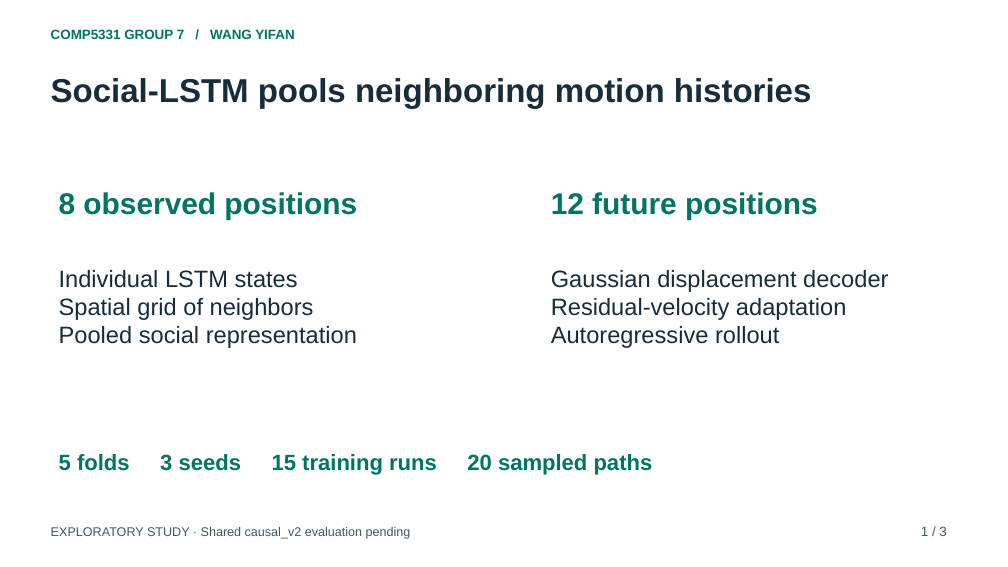
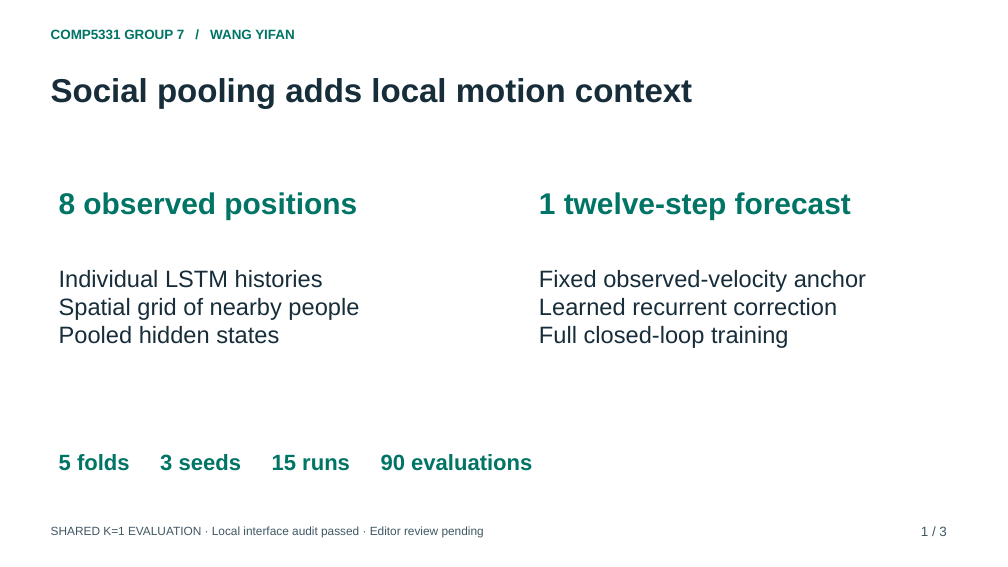
Before and after one commit to Nine-Three-Cattery/comp5331, a slide deck: slide 1 of submission/contributions/social_lstm/social_lstm_3min.pptx. Drawn at 1008x567 pixels with LibreOffice and Linux fonts; fonts in the diff are those of the drawing. Boxes give left, top, right and bottom in pixels: in the first picture for what was removed or moved away, otherwise in the second. Text is boxed around its words. In the diff, an @@ line names an element or a change of style, - is before the commit and + after.

Commit message:
Complete Social-LSTM causal K1 benchmark and three-minute presentation

```diff
--- a/submission/contributions/social_lstm/social_lstm_3min.pptx
+++ b/submission/contributions/social_lstm/social_lstm_3min.pptx
@@ text at [51, 78, 692, 109]: text changed @@
-Social-LSTM pools neighboring motion histories
+Social pooling adds local motion context
@@ text at [539, 192, 851, 220]: text changed @@
-12 future positions
+1 twelve-step forecast
@@ text at [59, 270, 359, 344]: text changed @@
-Individual LSTM states
-Spatial grid of neighbors
-Pooled social representation
+Individual LSTM histories
+Spatial grid of nearby people
+Pooled hidden states
@@ text at [539, 270, 866, 348]: text changed @@
-Gaussian displacement decoder
-Residual-velocity adaptation
-Autoregressive rollout
+Fixed observed-velocity anchor
+Learned recurrent correction
+Full closed-loop training
@@ text at [59, 454, 532, 471]: text changed @@
-5 folds 3 seeds 15 training runs 20 sampled paths
+5 folds 3 seeds 15 runs 90 evaluations
@@ text at [51, 526, 484, 538]: text changed; size 12 to 11.2 pt @@
-EXPLORATORY STUDY · Shared causal_v2 evaluation pending
+SHARED K=1 EVALUATION · Local interface audit passed · Editor review pending
```
Also in this commit, not shown: 1 other slide changed, 1 slide added, 1 slide removed, 36 other files.
